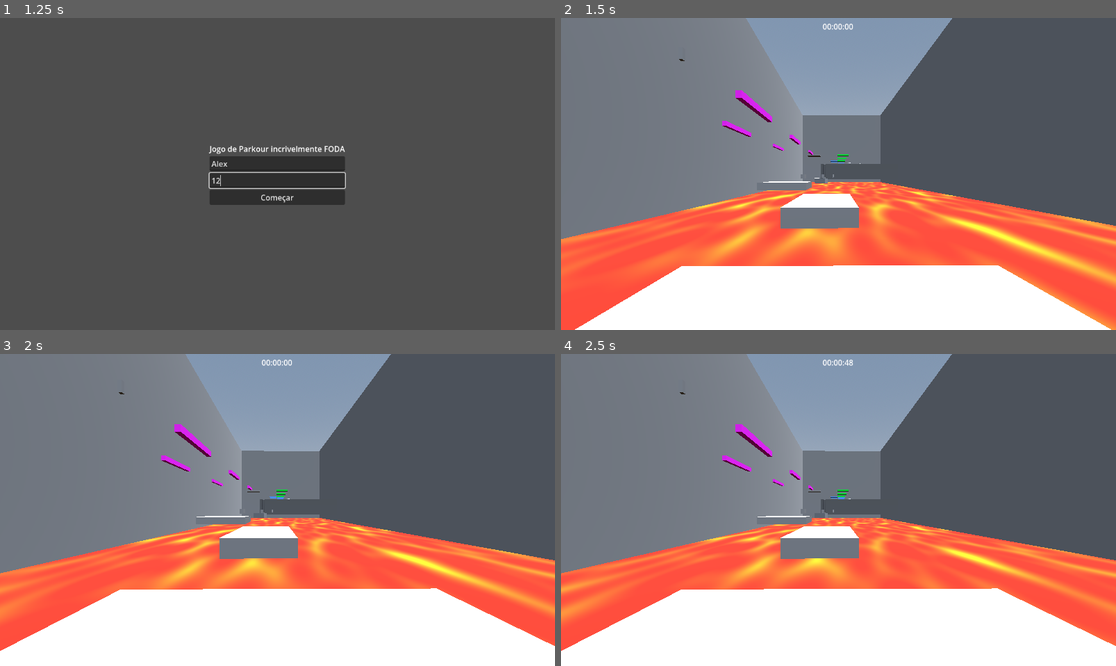
Above: before the commit, frames 1-4 (two rows, left to right).
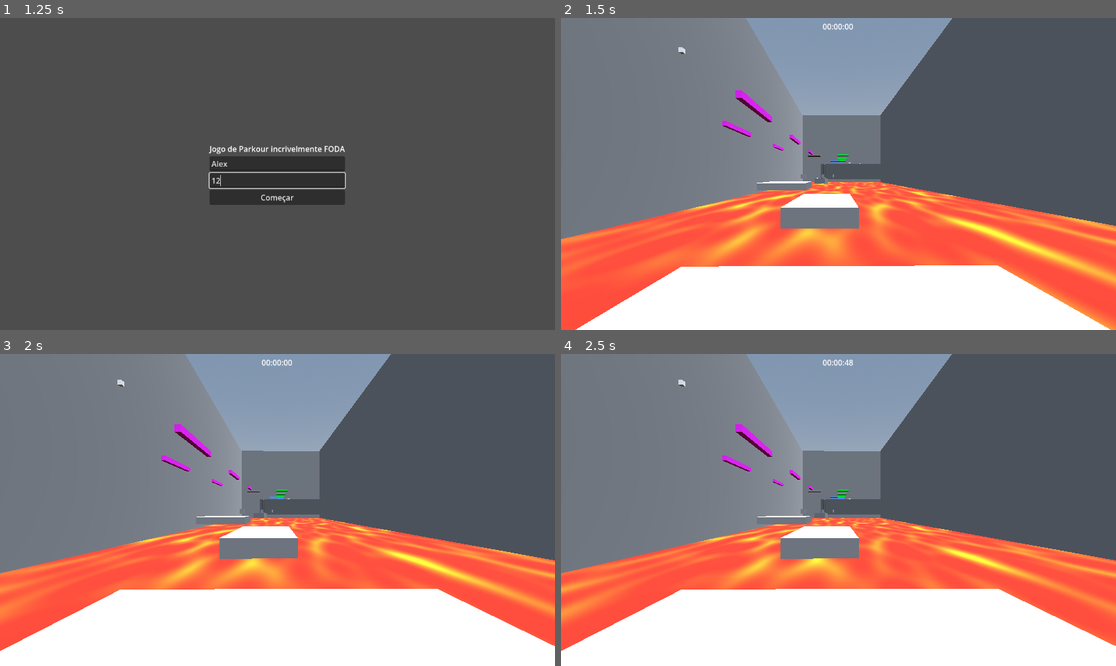
Above: after the commit, the same moments.

Repository: Hugouououo/UniGames
Game: Godot game, scene res://menu.tscn
Two runs of this game, one before a commit and one after it. Both use one fixed random seed, a clock stepped at 60 frames per second and the inputs below.
Inputs (mouse positions are in pixels of both pictures, inside the frame that each line leads up to):
- Up to frame 1 (1.25 s): click (277, 164) at 0.52 s; type "Alex" at 0.6 s; click (277, 180) at 0.75 s; type "12" at 0.83 s
- Up to frame 2 (1.5 s): click "Começar" at 1.25 s
- Up to frame 3 (2 s): no input
- Up to frame 4 (2.5 s): tap Enter (ui_accept) at 2, 2.27 s; move the mouse to (960, 494) at 2.02 s; hold Right (ui_right) from 2.03 s (still down); tap Shift (dash) at 2.1 s; click (960, 494) at 2.17 s

Frame 1 is identical in both runs. In frame 2, 0.2% of the frame differs, in the area x 2-100%, y 4-100%; in frame 3, less than 0.1%; in frame 4, less than 0.1%.

Commit message:
mudanças nas plataformas e gravidade

Diff:
--- a/principal.tscn
+++ b/principal.tscn
@@ -34,6 +34,8 @@
 
 [sub_resource type="BoxMesh" id="BoxMesh_7cuts"]
 
+[sub_resource type="CylinderMesh" id="CylinderMesh_75vob"]
+
 [sub_resource type="StandardMaterial3D" id="StandardMaterial3D_y3mbs"]
 albedo_color = Color(1, 1, 0, 1)
 metallic = 1.0
@@ -45,6 +47,10 @@
 emission_on_uv2 = true
 
 [sub_resource type="BoxShape3D" id="BoxShape3D_cxgpi"]
+
+[sub_resource type="StandardMaterial3D" id="StandardMaterial3D_7lji8"]
+
+[sub_resource type="StandardMaterial3D" id="StandardMaterial3D_v7sa1"]
 
 [sub_resource type="StandardMaterial3D" id="StandardMaterial3D_emcp4"]
 
@@ -139,12 +145,13 @@
 mesh = SubResource("BoxMesh_7cuts")
 
 [node name="Final" type="CSGMesh3D" parent="." unique_id=1751081082]
-transform = Transform3D(6.936117, 0, 0, 0, 1, 0, 0, 0, 6.8093505, -14.672302, 8.881335, -16.65587)
-use_collision = true
-mesh = SubResource("BoxMesh_7cuts")
+transform = Transform3D(6.936117, 0, 0, 0, 1, 0, 0, 0, 6.8093505, -14.127975, 8.782326, -16.65587)
+use_collision = true
+mesh = SubResource("CylinderMesh_75vob")
 material = SubResource("StandardMaterial3D_y3mbs")
 
 [node name="Area3D" type="Area3D" parent="Final" unique_id=993436593]
+transform = Transform3D(1, 0, 0, 0, 1, 0, 0, 0, 1, 0, 0.41286945, 0)
 script = ExtResource("2_cxgpi")
 
 [node name="CollisionShape3D" type="CollisionShape3D" parent="Final/Area3D" unique_id=287463423]
@@ -153,14 +160,16 @@
 debug_color = Color(0.9372437, 0.16844162, 0.47434574, 0.41960785)
 
 [node name="CSGMesh3D44" type="CSGMesh3D" parent="." unique_id=1410568543]
-transform = Transform3D(0.3, 0, 0, 0, 1, 0, 0, 0, 0.3, 15.313129, 11.936365, -13.342635)
-use_collision = true
-mesh = SubResource("BoxMesh_7cuts")
+transform = Transform3D(0.3, 0, 0, 0, 0.37950394, 0, 0, 0, 0.3, 15.313129, 12.2261715, -13.342635)
+use_collision = true
+mesh = SubResource("BoxMesh_7cuts")
+material = SubResource("StandardMaterial3D_7lji8")
 
 [node name="CSGMesh3D45" type="CSGMesh3D" parent="." unique_id=255117824]
-transform = Transform3D(0.3, 0, 0, 0, 1, 0, 0, 0, 0.3, 2.0408664, 11.328762, -16.12989)
-use_collision = true
-mesh = SubResource("BoxMesh_7cuts")
+transform = Transform3D(0.3, 0, 0, 0, 0.4120018, 0, 0, 0, 0.3, 2.0408664, 11.573818, -16.12989)
+use_collision = true
+mesh = SubResource("BoxMesh_7cuts")
+material = SubResource("StandardMaterial3D_v7sa1")
 
 [node name="CSGMesh3D2" type="CSGMesh3D" parent="." unique_id=1928766780]
 transform = Transform3D(6.936117, 0, 0, 0, 1, 0, 0, 0, 3.8284125, 11.952312, 0, -1.5086336)
@@ -376,7 +385,7 @@
 material = SubResource("StandardMaterial3D_1g4wj")
 
 [node name="CSGMesh3D38" type="CSGMesh3D" parent="." unique_id=2113132847]
-transform = Transform3D(1.0318615, 0, -1.971077, 0, 1, 0, 1.8344766, 0, 1.1086967, 213.52272, 10.81065, 24.275677)
+transform = Transform3D(-0.29714578, 0, -2.238843, 0, 1, 0, 2.0836859, 0, -0.3192724, 210.76692, 10.744779, 23.882685)
 use_collision = true
 mesh = SubResource("BoxMesh_ep5lw")
 material = SubResource("StandardMaterial3D_1g4wj")
--- a/project.godot
+++ b/project.godot
@@ -66,7 +66,7 @@
 [physics]
 
 3d/physics_engine="Jolt Physics"
-3d/default_gravity=6.0
+3d/default_gravity=5.5
 
 [rendering]
 
